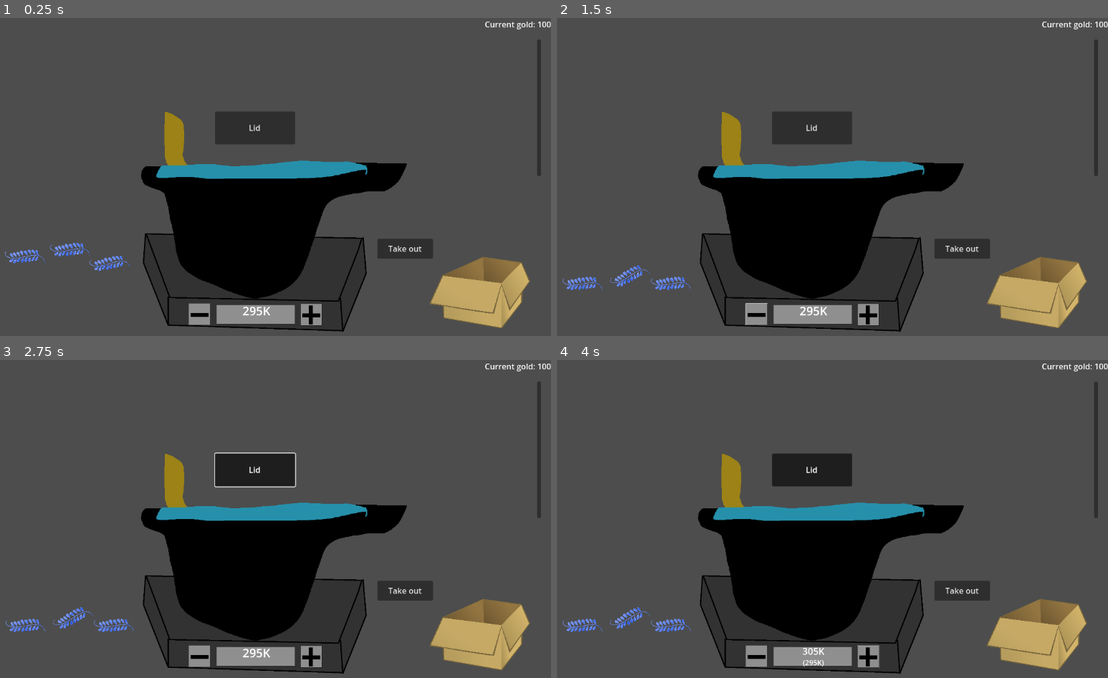
Above: before the commit, frames 1-4 (two rows, left to right).
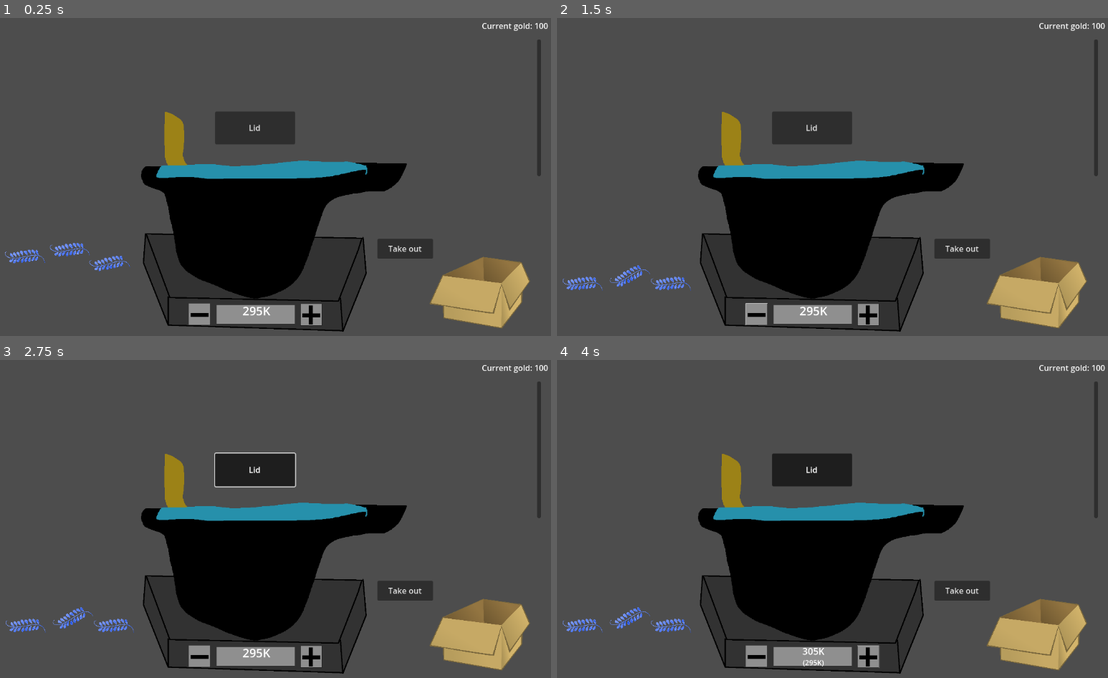
Above: after the commit, the same moments.

Repository: Gutek8134/poison-craft
Game: Godot game, scene res://scenes/levels/main.tscn
The game is run twice, just before and just after one commit, with the same random seed, the same clock (stepped at 60 frames per second) and the same inputs. The project has no main scene, so this scene is started directly. The engine's default icon, where the game draws it, is replaced by a stand-in: a white triangle on a blue panel in a dark square.
Inputs (mouse positions are in pixels of both pictures, inside the frame that each line leads up to):
- Up to frame 1 (0.25 s): no input
- Up to frame 2 (1.5 s): click (865, 313) at 0.5 s; click (755, 313) at 1.25 s
- Up to frame 3 (2.75 s): click "Lid" at 2 s
- Up to frame 4 (4 s): click "Take out" at 2.75 s; click (865, 655) at 3.5 s

The runs differ from the first frame. In frame 1, 0.2% of the frame differs, in the area x 87-100%, y 1-5%; in frame 2, 0.2%; in frame 3, 0.2%; in frame 4, 0.2%.

Commit message:
customer generation

Diff:
--- /dev/null
+++ b/scenes/customer.tscn
@@ -0,0 +1,8 @@
+[gd_scene load_steps=2 format=3 uid="uid://4nue4xefeiqq"]
+
+[ext_resource type="Script" path="res://scripts/customer.gd" id="1_sjcmo"]
+
+[node name="Customer" type="Node2D"]
+script = ExtResource("1_sjcmo")
+
+[node name="Sprite2D" type="Sprite2D" parent="."]
--- a/scenes/levels/main.tscn
+++ b/scenes/levels/main.tscn
@@ -11,10 +11,10 @@
 [node name="Level" type="Node2D"]
 
 [node name="CurrentGold" type="RichTextLabel" parent="."]
-offset_left = 976.0
-offset_top = 1.0
-offset_right = 1153.0
-offset_bottom = 41.0
+offset_left = 970.0
+offset_top = 4.0
+offset_right = 1147.0
+offset_bottom = 44.0
 bbcode_enabled = true
 text = "[right]Current gold: 0[/right]"
 
--- a/scripts/cauldron.gd
+++ b/scripts/cauldron.gd
@@ -196,7 +196,7 @@
 		var width_left := cauldron_width
 		while content.content[gases_queue[0]] <= width_left:
 			width_left -= content.content[gases_queue[0]]
-			content.add_substance(data_table.data[gases_queue[0]], -content.content[gases_queue[0]])
+			content.add_substance(data_table.data[gases_queue[0]], - content.content[gases_queue[0]])
 			gases_queue.remove_at(0)
 
 			# Maybe all of the gases have been transported
@@ -206,7 +206,7 @@
 		if gases_queue.is_empty():
 			break
 
-		content.add_substance(data_table.data[gases_queue[0]], -width_left)
+		content.add_substance(data_table.data[gases_queue[0]], - width_left)
 
 		_update_ongoing_reactions()
 		_update_substance_display()
@@ -232,6 +232,9 @@
 
 func _test() -> void:
 	pass
+	# var customer = Customer.generate_random_customer()
+	# get_tree().current_scene.add_child.call_deferred(customer)
+	# print(customer)
 	# add_substance(data_table.data["Jelenial (liquid)"], 50)
 	# add_substance(data_table.data["Ogr (solid)"], 20)
 	# var printer = func(): print("%s %s" % [ongoing_reactions, content])
--- a/scripts/container.gd
+++ b/scripts/container.gd
@@ -122,8 +122,8 @@
 		if reaction.name not in ongoing_reactions_timers:
 			break
 
-		_add_substance(data_table.data[reaction.substance_name], -reaction.substance_amount)
-		_add_substance(data_table.data[reaction.reactant_name], -reaction.reactant_amount)
+		_add_substance(data_table.data[reaction.substance_name], - reaction.substance_amount)
+		_add_substance(data_table.data[reaction.reactant_name], - reaction.reactant_amount)
 
 		for substance_name: String in reaction.outcome_substances:
 			_add_substance(data_table.data[substance_name], reaction.outcome_substances[substance_name])
--- /dev/null
+++ b/scripts/customer.gd
@@ -0,0 +1,96 @@
+class_name Customer
+
+extends Node2D
+
+
+var expected_effects: Array
+var escape_needed: bool
+## In seconds
+var escape_time: int = 0
+var tolerance: float = 1.0
+var offered_purchase_price: int
+var customer_type: String
+var customer_name: String
+
+static func generate_random_customer() -> Customer:
+    const customer_scene: PackedScene = preload("res://scenes/customer.tscn")
+    const customer_names = ["Bob"]
+
+    # TODO: add more
+    var customer_ranges = \
+    {
+        "Aristocrat": CustomerRange.new(0.15, Pair.new(40, 800), Pair.new(0.05, 0.2), Pair.new(500, 2000), {}, Pair.new(1, 3))
+    }
+    var customer_sprites = \
+    {
+        "Aristocrat": preload("res://content/images/plus-t.png")
+    }
+
+    var new_customer: Customer = customer_scene.instantiate() as Customer
+    new_customer.customer_type = customer_ranges.keys().pick_random()
+    var customer_range: CustomerRange = customer_ranges[new_customer.customer_type]
+
+    (new_customer.get_node("Sprite2D") as Sprite2D).texture = customer_sprites[new_customer.customer_type]
+    new_customer.customer_name = customer_names.pick_random()
+
+    new_customer.escape_needed = randf() < customer_range.escape_needed
+    if new_customer.escape_needed:
+        new_customer.escape_time = randi_range(customer_range.escape_time.first, customer_range.escape_time.second)
+
+    new_customer.tolerance = randf_range(customer_range.tolerance.first, customer_range.tolerance.second)
+    new_customer.offered_purchase_price = randi_range(customer_range.offered_purchase_price.first, customer_range.offered_purchase_price.second)
+
+    var number_of_expected_effects = randi_range(customer_range.number_of_effects.first, customer_range.number_of_effects.second)
+    if number_of_expected_effects >= len(customer_range.expected_effects.keys()):
+        new_customer.expected_effects = customer_range.expected_effects.keys()
+    else:
+        new_customer.expected_effects = []
+        var effects_weight: int = 0
+        for weight in customer_range.expected_effects.values():
+            effects_weight += weight
+
+        # Choose appropriate number of effects to expect, based on CustomerRange expected_effects distribution
+        for i in range(number_of_expected_effects):
+            var rnd: int = randi_range(0, effects_weight)
+            var total: int = 0
+            for effect in customer_range.expected_effects:
+                total += customer_range.expected_effects[effect]
+                if total >= rnd:
+                    new_customer.expected_effects.append(effect)
+                    effects_weight -= customer_range.expected_effects[effect]
+                    customer_range.expected_effects.erase(effect)
+                    break
+
+    return new_customer
+
+func _to_string() -> String:
+    return "%s (%s): I need something with effects: %s. %s. My tolerance is %.2f, and I will pay %s!" % [
+                customer_name,
+                customer_type,
+                ", ".join(expected_effects),
+                "I need %s seconds to get away with it" % [escape_time] if escape_needed else "I don't need to escape",
+                tolerance,
+                offered_purchase_price
+            ]
+
+class CustomerRange:
+    ## distribution - dictionary of chances; string->int; can sum up to anything, not needed to normalize
+    var expected_effects: Dictionary
+    ## min-max; int
+    var number_of_effects: Pair
+    ## chance; float
+    var escape_needed: float
+    ## min-max; int in seconds
+    var escape_time: Pair
+    ## min-max; float must be between 0 and 1
+    var tolerance: Pair
+    ## min-max; int
+    var offered_purchase_price: Pair
+
+    func _init(_escape_needed: float, _escape_time: Pair, _tolerance: Pair, _offered_purchase_price: Pair, _expected_effects: Dictionary, _number_of_effects: Pair) -> void:
+        escape_needed = _escape_needed
+        escape_time = _escape_time
+        tolerance = _tolerance
+        offered_purchase_price = _offered_purchase_price
+        expected_effects = _expected_effects
+        number_of_effects = _number_of_effects
